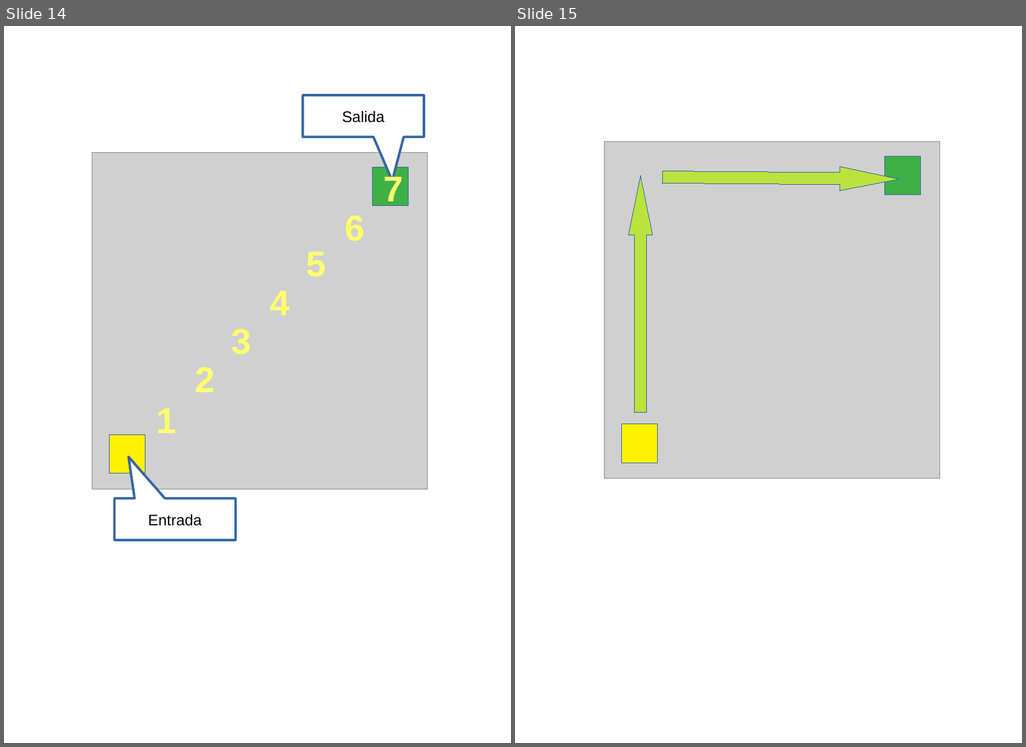
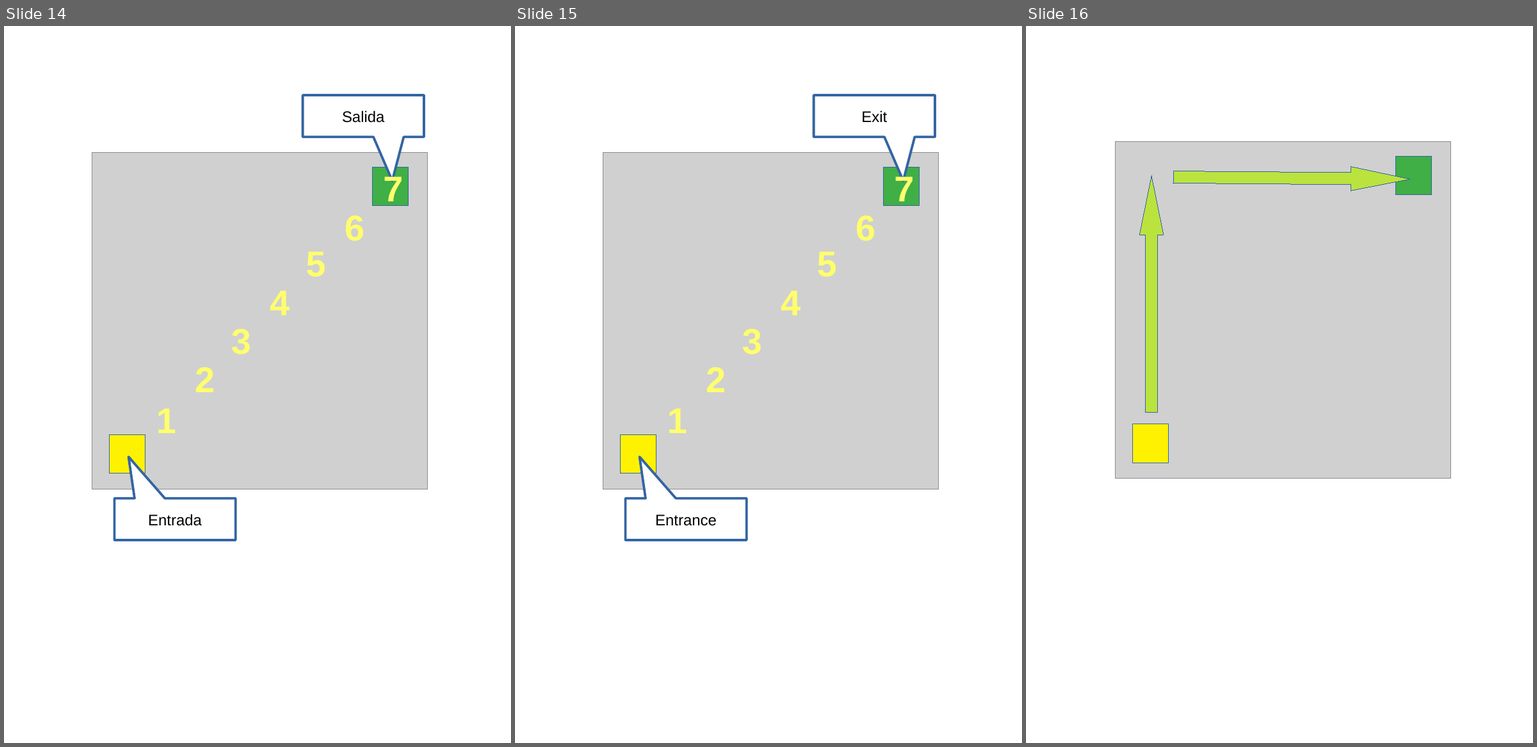
Before and after one commit to fabhrius/La-Cosa, a slide deck: capitulos/5 - Eficiencia y numero de calculos/Eficiencia y numero de calculos.odp. Shown side by side, each under a label of ours: slides 14 and 15 before the commit, slides 14, 15 and 16 after it. The pictures are 1026x747 and 1537x747 pixels, drawn with LibreOffice and Linux fonts; fonts in the diff are those of the drawing; grey boxes stand for pictures. Boxes give left, top, right and bottom in pixels: in the first picture for what was removed or moved away, otherwise in the second. Text is boxed around its words. In the diff, an @@ line names an element or a change of style, - is before the commit and + after.

```diff
--- a/capitulos/5 - Eficiencia y numero de calculos/Eficiencia y numero de calculos.odp
+++ b/capitulos/5 - Eficiencia y numero de calculos/Eficiencia y numero de calculos.odp
@@ slide 15 added at bbox=[515, 26, 1022, 743], background #FFFFFF @@
@@ speech box added at bbox=[813, 95, 935, 137], fill #FFFFFF, outline #3465A4 2.83 pt, 18 pt, text #000000 @@
+Exit
@@ picture added at bbox=[603, 152, 939, 489] @@
@@ rectangle added at bbox=[884, 167, 919, 206], fill #3FAF46, outline #3465A4 0 pt @@
@@ text added at bbox=[894, 173, 914, 208], 42 pt, text #FFFF6D, bold @@
+7
@@ rectangle added at bbox=[620, 435, 656, 473], fill #FFF200, outline #3465A4 0 pt @@
@@ speech box added at bbox=[625, 498, 747, 540], fill #FFFFFF, outline #3465A4 2.83 pt, 18 pt, text #000000 @@
+Entrance
@@ what was slide 15 is now slide 16 @@
```
Also in this commit, not shown: 1 other slide added, 46 other files.
